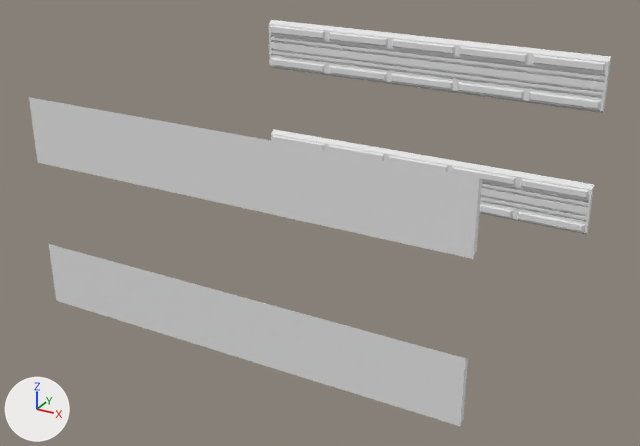
What one commit did to the Blender file Assets/Models/Bunker Parts/CorridorComponents/Straight Section/CorridorStraightInteriorDetailing1.blend.
The view is the same before and after, from a camera (50 mm lens) standing at (3.7, -7.19, 5.43) and looking at (-0.11, -0.27, 1.97). Every picture has the same lights, and +X, +Y and +Z are marked at lower left.

Names of what the first picture shows: 'CorridorStraightInteriorDetailing1'.
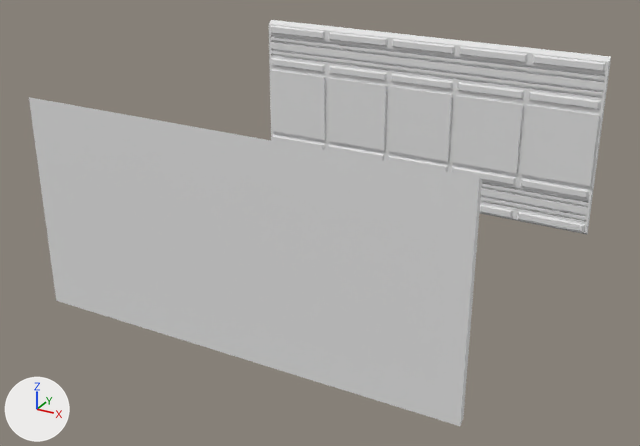
The change, as a diff of the scene's bpy script:
```diff
--- a/Assets/Models/Bunker Parts/CorridorComponents/Straight Section/CorridorStraightInteriorDetailing1.blend.py
+++ b/Assets/Models/Bunker Parts/CorridorComponents/Straight Section/CorridorStraightInteriorDetailing1.blend.py
@@ me_cube_005 @@
 # used by ob_corridorstraightinteriordetailing1; location = (0.0, 0.0, 0.0)
-me_cube_005.from_pydata(...)  # 496 vertices, 476 faces; spans x -2.0..2.0, y 1.87..1.95, z 1.42..3.38
+me_cube_005.from_pydata(...)  # 536 vertices, 518 faces; spans x -2.0..2.0, y 1.87..1.95, z 1.42..3.38
+# me_cube_005 part 1
+# 10 faces are deleted
+# 12 vertices in x -2.0..2.0, y 1.89..1.95, z 2.01..2.83 move by (0.0, 0.0, -0.02)
+# 12 vertices in x -2.0..2.0, y 1.89..1.95, z 1.97..2.79 move by (0.0, 0.0, 0.02)
+# 24 vertices are added at x -1.98..1.23, y 1.87..1.89, z 2.01..2.79
+# 8 new vertices lie (0.75, 0.0, 0.0) away from vertices in x -1.98..-1.18, y 1.87..1.89, z 2.01..2.79
+# 8 new vertices lie (0.75, 0.0, 0.0) away from vertices in x 0.43..1.23, y 1.87..1.89, z 2.01..2.79
+# 52 new faces join them
```

Where the change shows, as pixel boxes (x1, y1, x2, y2) in the pictures (640 x 446 px):
part 1 of me_cube_005, built on
    both: (37, 63, 604, 361)
